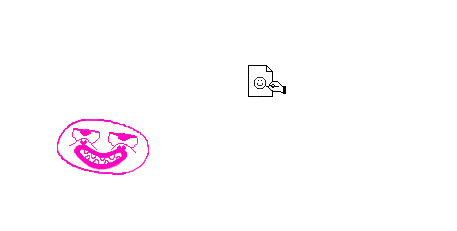
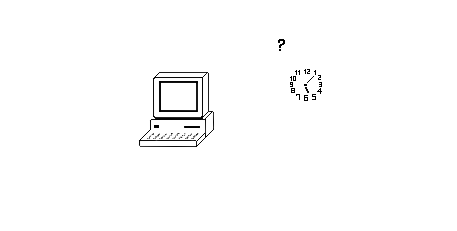
Comparing the layer stacks of the two 457 × 231 images. Changes:
moved "Layer 6" above "Layer 7", painted on it over <box>278,39,285,51</box>
showed "Layer 7", moved it above "Layer 5", painted on it over <box>73,141,138,174</box>
moved "Layer 5" above "schedule", painted on it over <box>254,65,322,101</box>
removed layer "Layer 2" over <box>266,81,286,94</box>
added layer "schedule" above "Layer 4" over <box>138,67,300,149</box>
renamed "outline" to "mandate", hid it, painted on it over <box>56,119,151,175</box>
renamed "Layer 1" to "other submission", hid it, painted on it over <box>248,65,286,97</box>
hid "Background" over <box>56,39,322,175</box>
